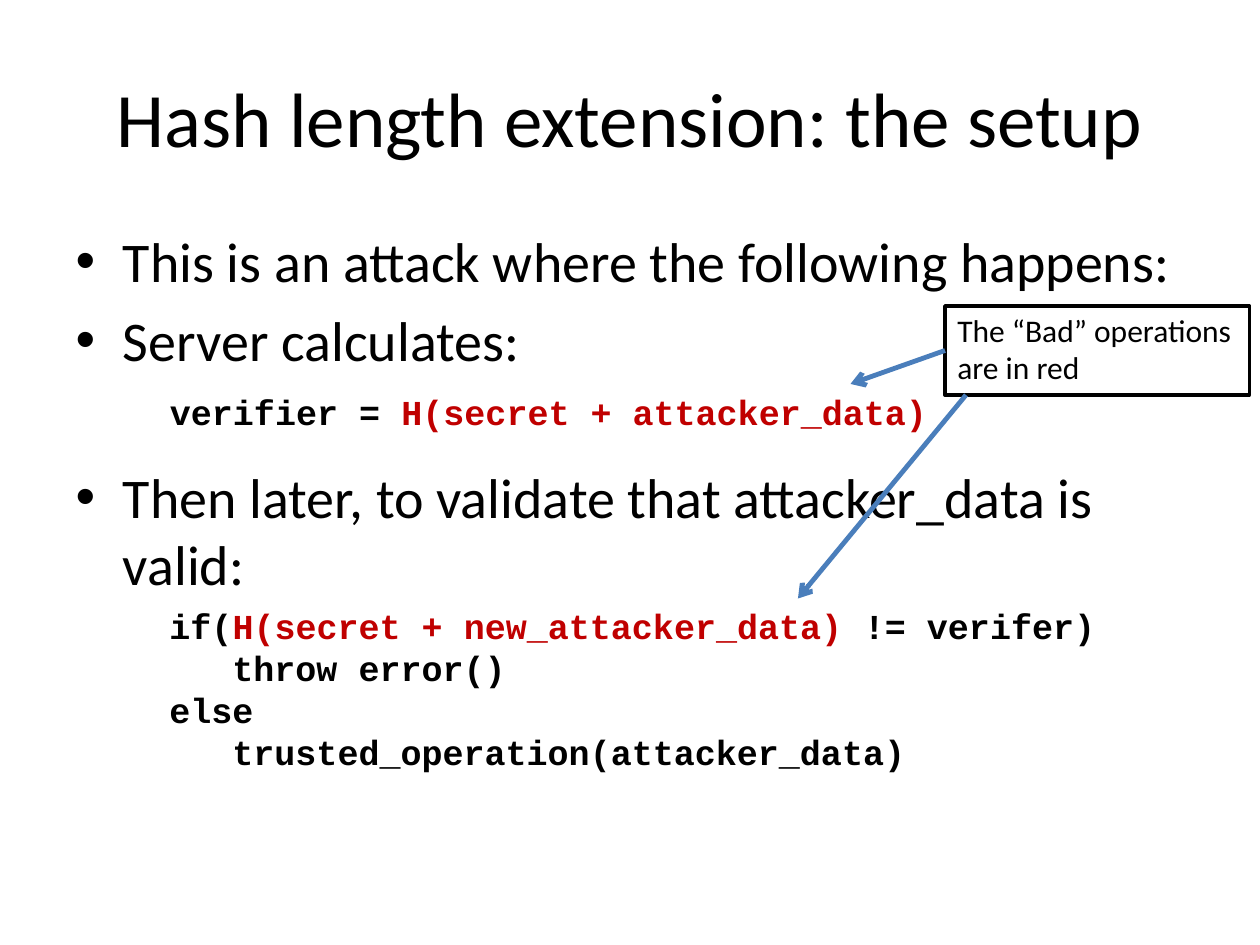
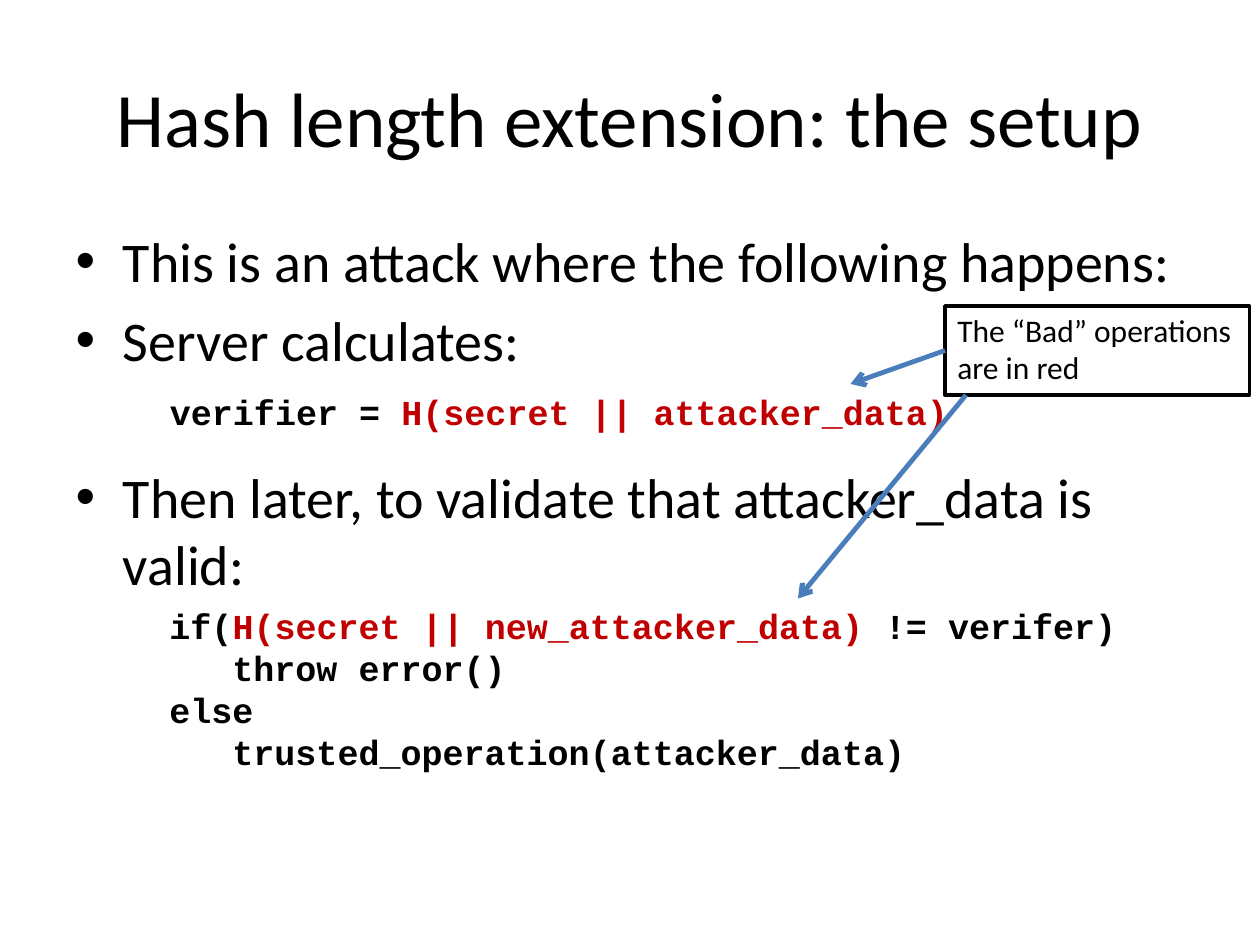
Before and after one commit to iagox86/2013-02-Shmoocon-talk, a slide deck: slide 49 of Shmoocon.pptx. Drawn at 1260x945 pixels with LibreOffice and Linux fonts; fonts in the diff are those of the drawing. Boxes give left, top, right and bottom in pixels: in the first picture for what was removed or moved away, otherwise in the second. Text is boxed around its words. In the diff, an @@ line names an element or a change of style, - is before the commit and + after.

```diff
--- a/Shmoocon.pptx
+++ b/Shmoocon.pptx
@@ text at box(170, 400, 948, 435): text changed @@
-  verifier = H(secret + attacker_data)
+  verifier = H(secret || attacker_data)
@@ text at box(169, 615, 1116, 647): text changed @@
-  if(H(secret + new_attacker_data) != verifer)
+  if(H(secret || new_attacker_data) != verifer)
```
Also in this commit, not shown: 22 other slides changed, 12 slides added, 3 slides removed.
